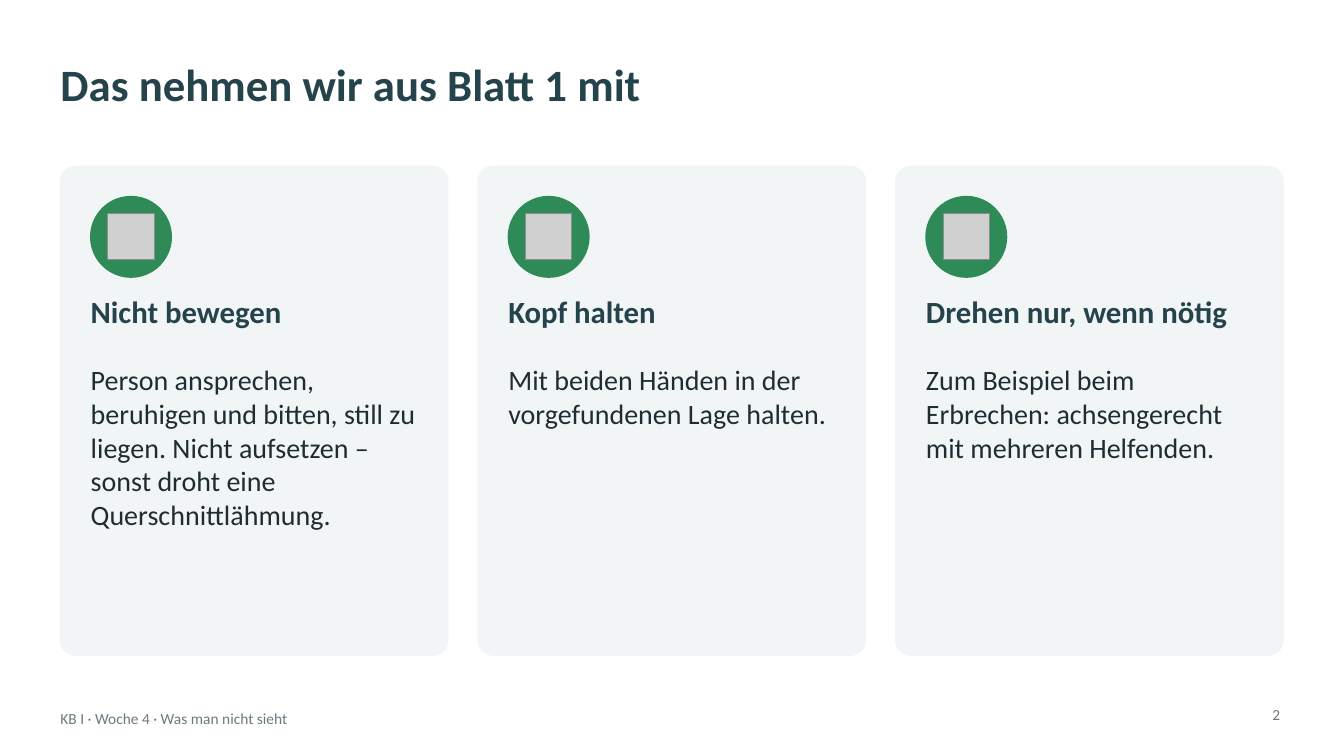
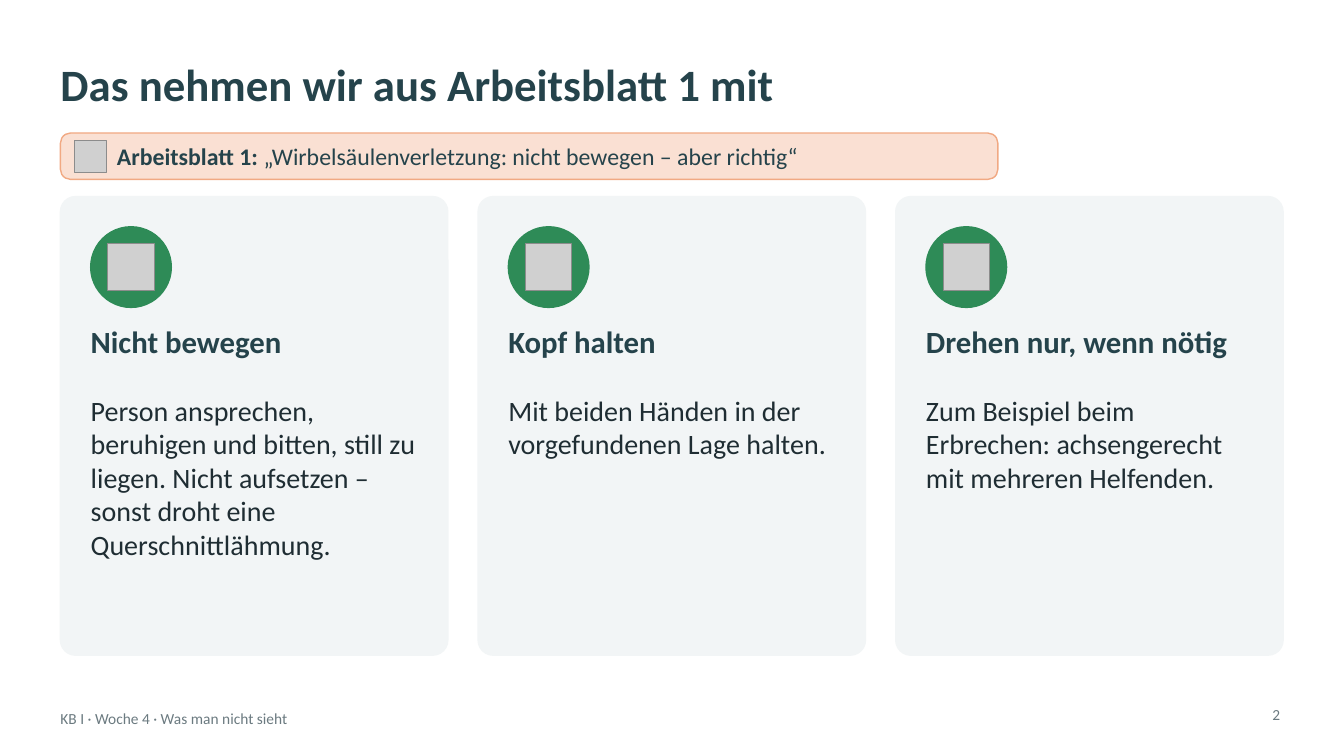
Before and after one commit to klawittersven-arch/3BFP2-kb1-notfall, a slide deck: slide 2 of arbeitsblatt/KB1_W4_Praesentation_2_Gelenkstelle_Innere_Blutung.pptx. Drawn at 1344x756 pixels with LibreOffice and Linux fonts; fonts in the diff are those of the drawing; grey boxes stand for pictures; background and template pictures are left out. Boxes give left, top, right and bottom in pixels: in the first picture for what was removed or moved away, otherwise in the second. Text is boxed around its words. In the diff, an @@ line names an element or a change of style, - is before the commit and + after.

```diff
--- a/arbeitsblatt/KB1_W4_Praesentation_2_Gelenkstelle_Innere_Blutung.pptx
+++ b/arbeitsblatt/KB1_W4_Praesentation_2_Gelenkstelle_Innere_Blutung.pptx
@@ title at [60, 69, 773, 102]: text changed @@
-Das nehmen wir aus Blatt 1 mit
+Das nehmen wir aus Arbeitsblatt 1 mit
@@ rounded rectangle added at [60, 133, 998, 179], fill #F1A983 at 35% opacity, outline #F1A983 1 pt @@
@@ picture added at [75, 140, 107, 172] @@
@@ text added at [117, 148, 798, 169], 17 pt, text #25434B @@
+Arbeitsblatt 1: „Wirbelsäulenverletzung: nicht bewegen – aber richtig“
@@ rounded rectangle: place and size @@
-rounded rectangle at [60, 166, 448, 655]
+rounded rectangle at [60, 197, 448, 655]
@@ rounded rectangle: place and size @@
-rounded rectangle at [478, 166, 865, 655]
+rounded rectangle at [478, 197, 865, 655]
@@ rounded rectangle: place and size @@
-rounded rectangle at [896, 166, 1284, 655]
+rounded rectangle at [896, 197, 1284, 655]
@@ 3 pictures, 3 texts, 3 ellipses: place and size @@
-3 pictures, 3 texts, 3 ellipses at [91, 197, 1227, 329]
+3 pictures, 3 texts, 3 ellipses at [91, 227, 1227, 359]
@@ text "Person ansprechen, beruhigen und bitten, ...": place and size @@
-text "Person ansprechen, beruhigen und bitten, ..." at [91, 370, 415, 530]
+text "Person ansprechen, beruhigen und bitten, ..." at [91, 401, 415, 560]
@@ text "Mit beiden Händen in der ...": place and size @@
-text "Mit beiden Händen in der ..." at [508, 370, 825, 429]
+text "Mit beiden Händen in der ..." at [508, 401, 825, 459]
@@ text "Zum Beispiel beim Erbrechen: achsengerecht ...": place and size @@
-text "Zum Beispiel beim Erbrechen: achsengerecht ..." at [926, 370, 1223, 458]
+text "Zum Beispiel beim Erbrechen: achsengerecht ..." at [926, 401, 1223, 488]
```
Also in this commit, not shown: 4 other slides changed, 3 other files.
